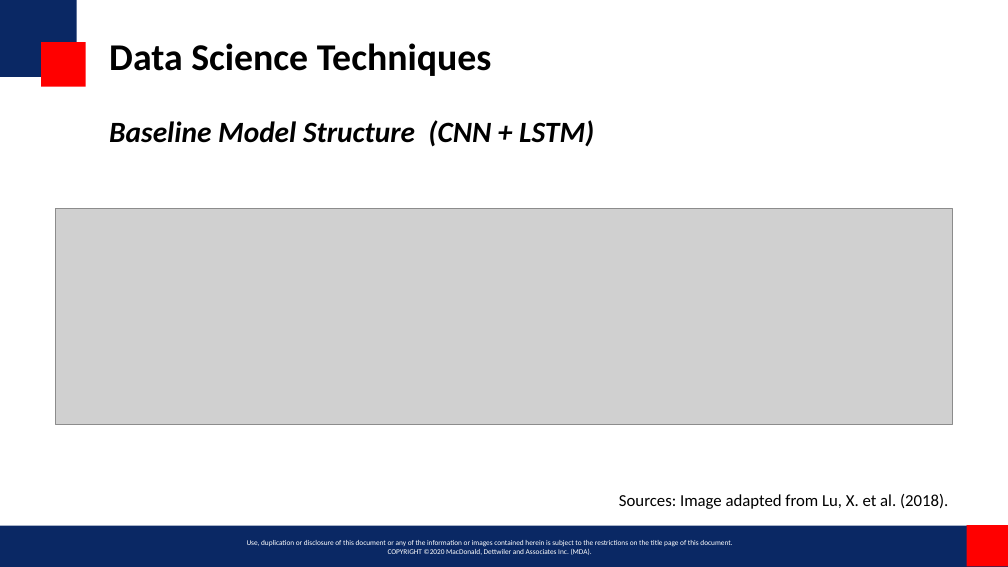
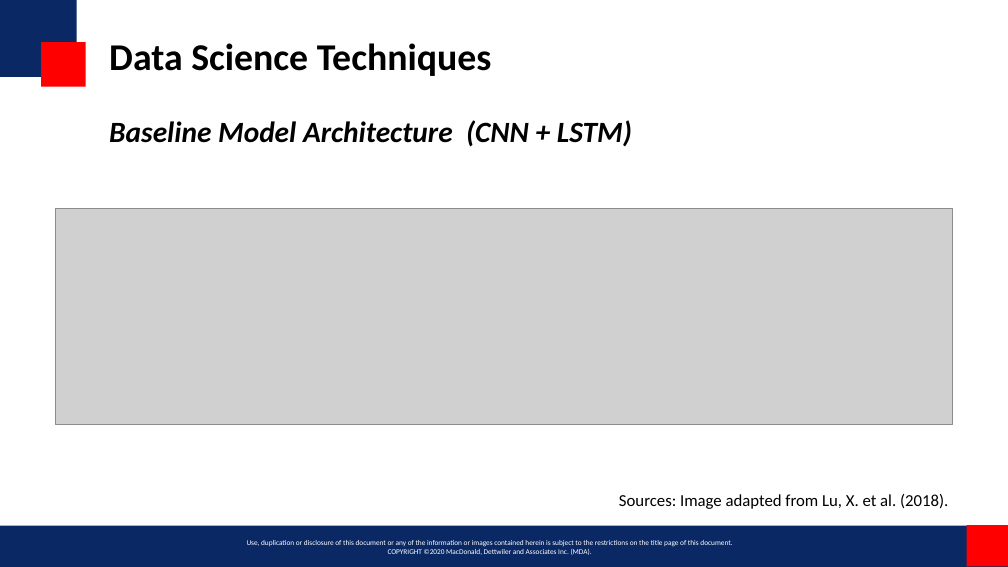
Before and after one commit to miketianchen/MDA_image_captioning, a slide deck: slide 6 of docs/final_presentation.pptx. Drawn at 1008x567 pixels with LibreOffice and Linux fonts; fonts in the diff are those of the drawing; grey boxes stand for pictures; background and template pictures are left out. Boxes give left, top, right and bottom in pixels: in the first picture for what was removed or moved away, otherwise in the second. Text is boxed around its words. In the diff, an @@ line names an element or a change of style, - is before the commit and + after.

```diff
--- a/docs/final_presentation.pptx
+++ b/docs/final_presentation.pptx
@@ title at (109, 120, 632, 147): text changed @@
-Baseline Model Structure (CNN + LSTM)
+Baseline Model Architecture (CNN + LSTM)
```
Also in this commit, not shown: 5 other slides changed, 1 other file.
